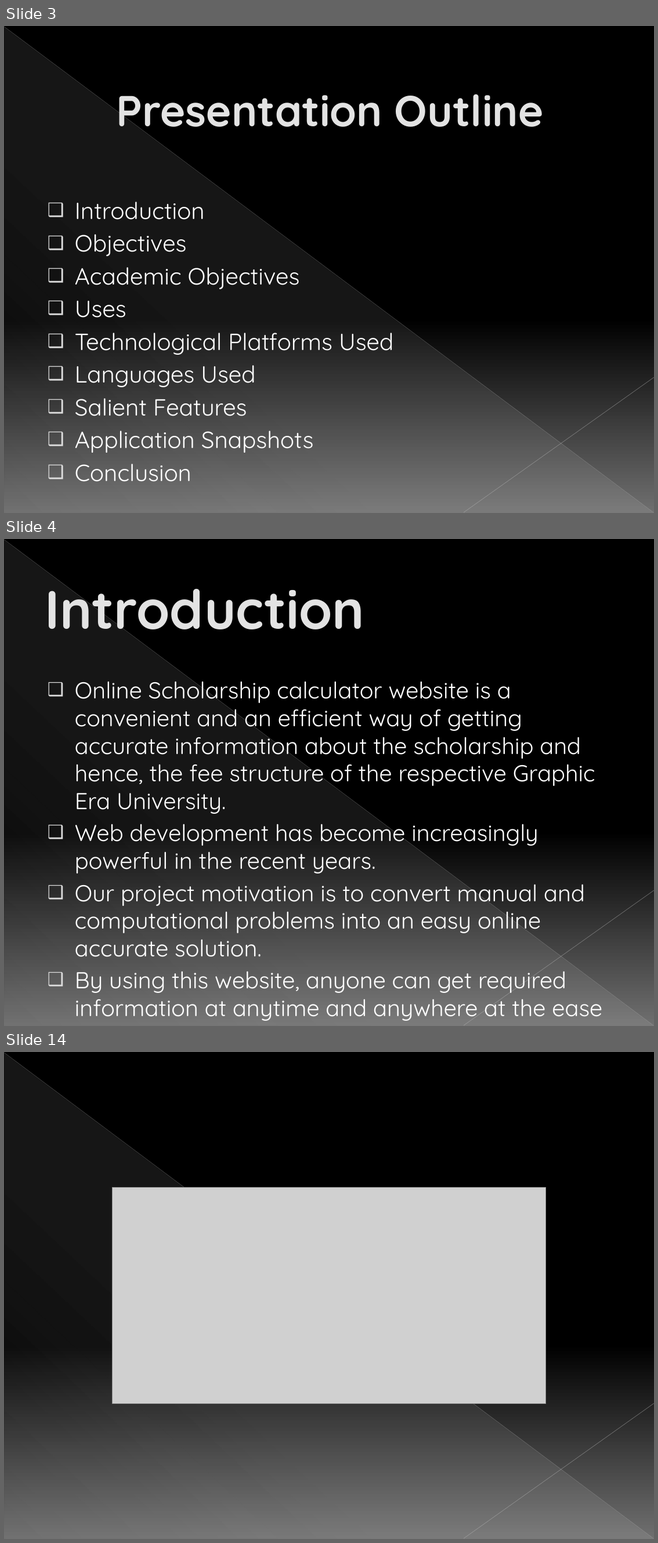
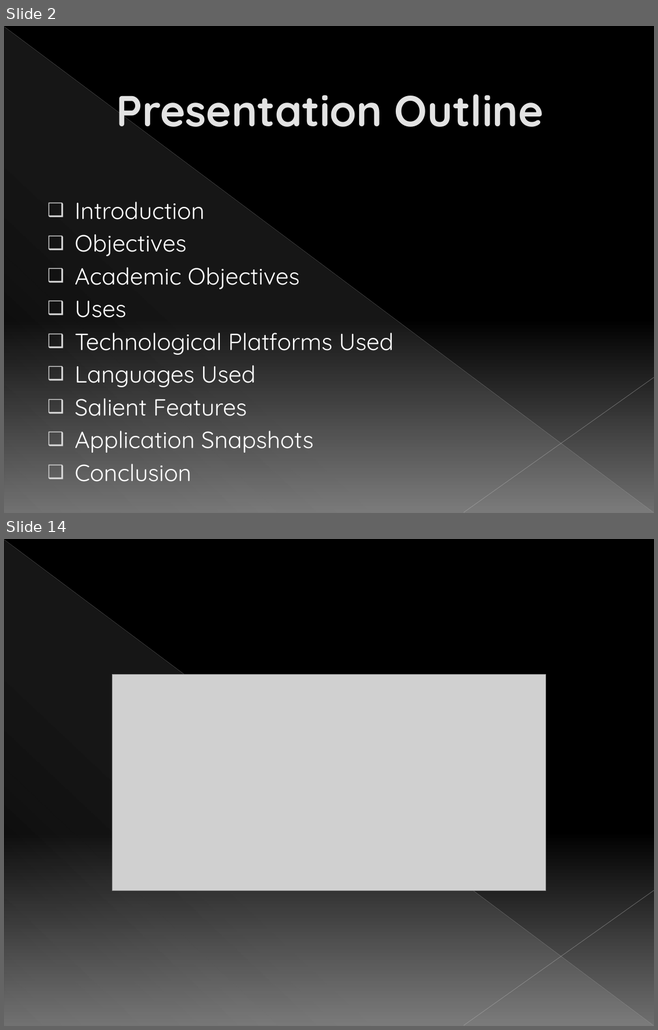
Before and after one commit to tf153/Gehu-Scholarship, a slide deck: Group 9 Poject Presentation.pptx. Shown one above the other, each under a label of ours: slides 3, 4 and 14 before the commit, slides 2 and 14 after it; the slides between them are not shown. The pictures are 658x1543 and 658x1030 pixels, drawn with LibreOffice and Linux fonts; fonts in the diff are those of the drawing; grey boxes stand for pictures. Boxes give left, top, right and bottom in pixels: in the first picture for what was removed or moved away, otherwise in the second. Text is boxed around its words. In the diff, an @@ line names an element or a change of style, - is before the commit and + after.

```diff
--- a/Group 9 Poject Presentation.pptx
+++ b/Group 9 Poject Presentation.pptx
@@ slide 4 removed at (4,539,654,1026), background gradient #000000 to #707070; not listed: 3 template elements that a slide beside it also shows @@
@@ title removed at (45,573,364,643) @@
-Introduction
@@ text removed at (75,676,602,1021) @@
-❑ Online Scholarship calculator website is a convenient and an efficient way of getting accurate information about the scholarship and hence, the fee structure of the respective Graphic Era University.
-❑ Web development has become increasingly powerful in the recent years.
-❑ Our project motivation is to convert manual and computational problems into an easy online accurate solution.
-❑ By using this website, anyone can get required information at anytime and anywhere at the ease of just of search away.
@@ what was slide 3 is now slide 2 @@
```
Also in this commit, not shown: 10 slides changed, 2 slides added, 1 other slide removed.
